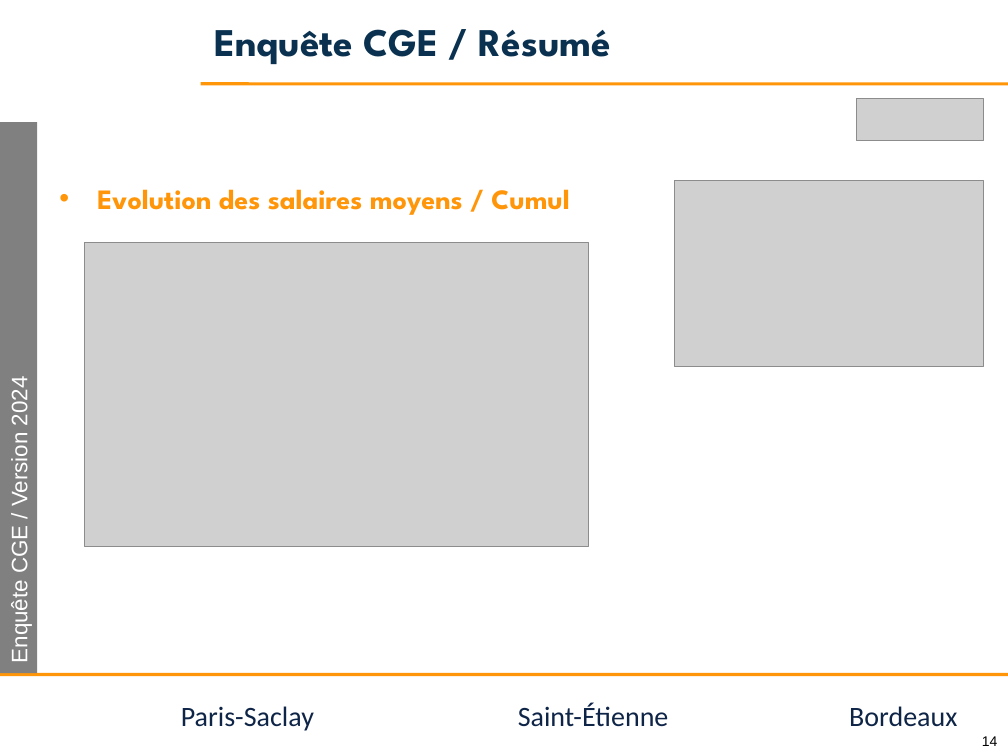
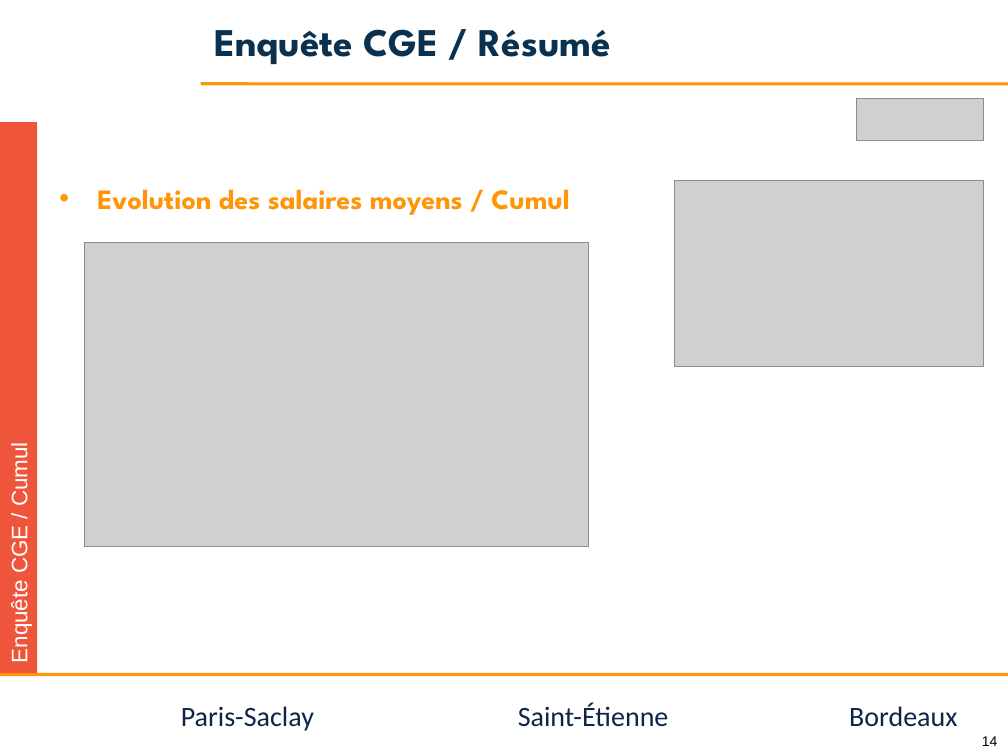
Before and after one commit to jvillemejane/jvillemejane, a slide deck: slide 14 of Presentations/2024_COPERF_CGE.pptx. Drawn at 1008x756 pixels with LibreOffice and Linux fonts; fonts in the diff are those of the drawing; grey boxes stand for pictures; background and template pictures are left out. Boxes give left, top, right and bottom in pixels: in the first picture for what was removed or moved away, otherwise in the second. Text is boxed around its words. In the diff, an @@ line names an element or a change of style, - is before the commit and + after.

```diff
--- a/Presentations/2024_COPERF_CGE.pptx
+++ b/Presentations/2024_COPERF_CGE.pptx
@@ rectangle "Enquête CGE / Cumul" at bbox=[0, 122, 37, 673]: fill #808080 to #EF553B @@
@@ text in rectangle at bbox=[7, 448, 32, 661]: text changed @@
-Enquête CGE / Version 2024
+Enquête CGE / Cumul
```
Also in this commit, not shown: 8 other slides changed, 4 slides added, 1 other file.
